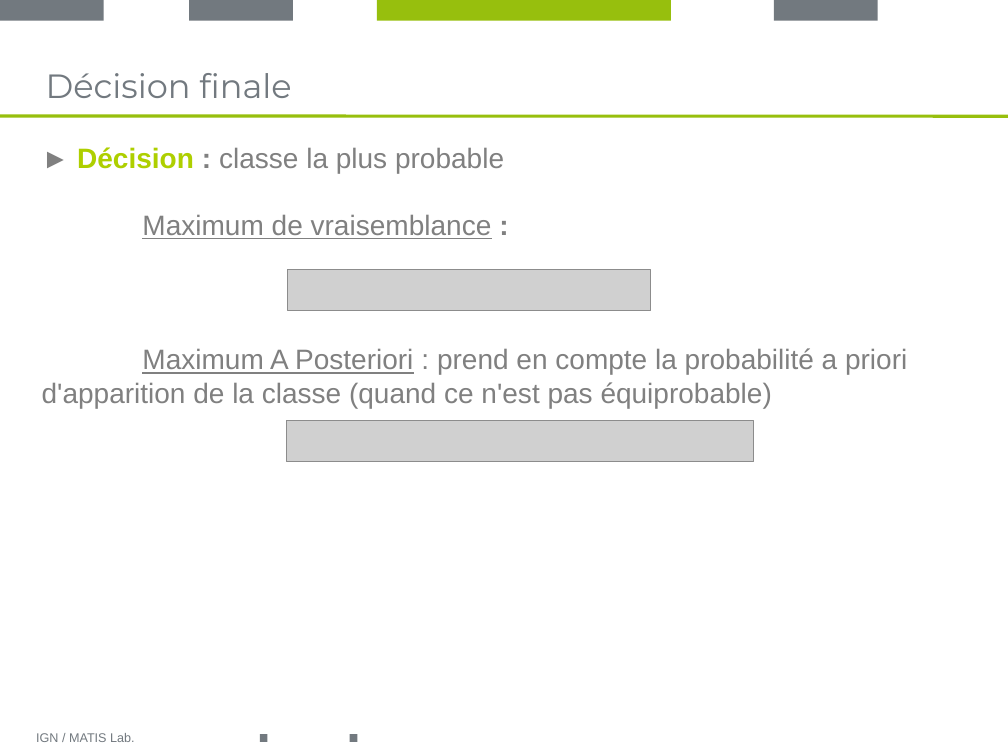
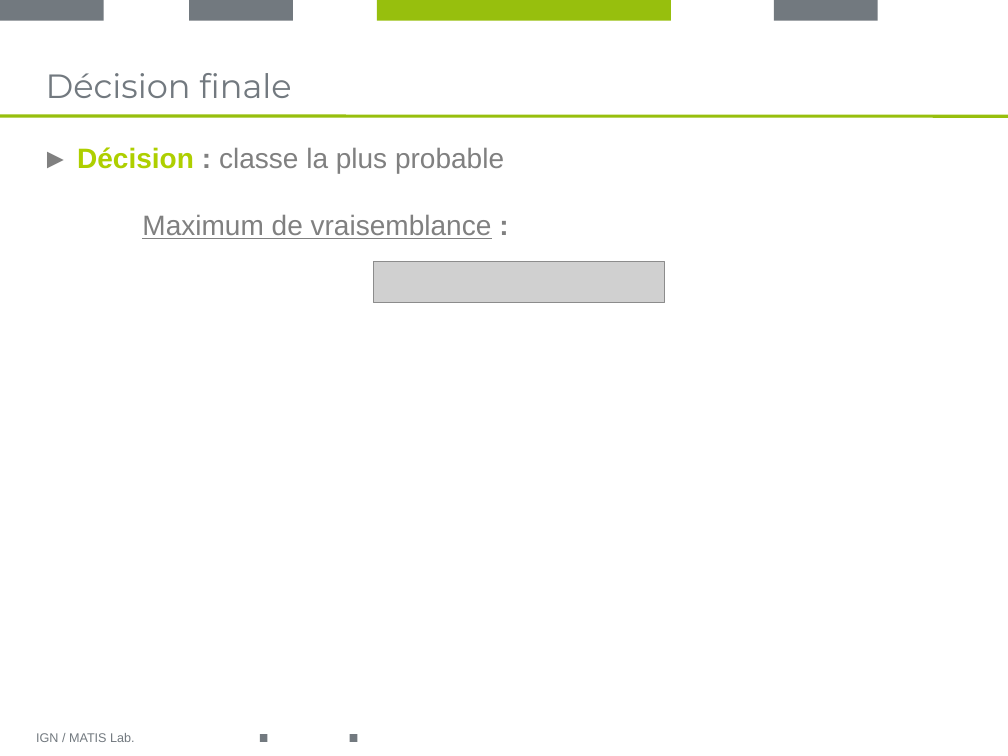
Before and after one commit to ethiy/intro2ml, a slide deck: slide 20 of supervised/2018_ING1_classification_supervisee_ennafii.odp. Drawn at 1008x756 pixels with LibreOffice and Linux fonts; fonts in the diff are those of the drawing; grey boxes stand for pictures; background and template pictures are left out. Boxes give left, top, right and bottom in pixels: in the first picture for what was removed or moved away, otherwise in the second. Text is boxed around its words. In the diff, an @@ line names an element or a change of style, - is before the commit and + after.

Commit message:
corrections

```diff
--- a/supervised/2018_ING1_classification_supervisee_ennafii.odp
+++ b/supervised/2018_ING1_classification_supervisee_ennafii.odp
@@ picture: place and size @@
-picture at bbox=[286, 420, 754, 462]
+picture at bbox=[373, 262, 664, 303]
@@ picture removed at bbox=[287, 270, 650, 311] @@
@@ text at bbox=[42, 348, 907, 408]: paragraph removed @@
-Maximum A Posteriori : prend en compte la probabilité a priori d'apparition de la classe (quand ce n'est pas équiprobable)
```
